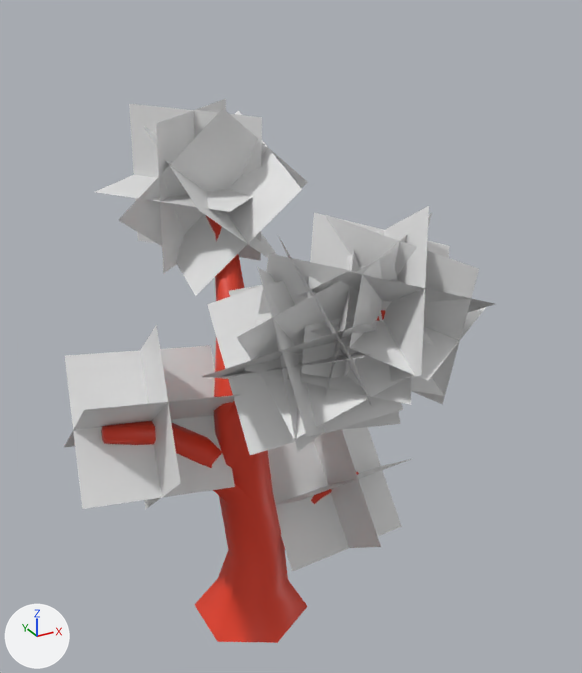
Before and after pictures for a commit that changed the FBX model Assets/Models/tree.fbx.
The view is the same before and after, from a camera (50 mm lens) standing at (-1.92, -4.06, 4.06) and looking at (0.31, 0.0, 2.03). Every picture has the same lights, and +X, +Y and +Z are marked at lower left.

Script lines for the objects in view, before the commit:
```python
ob_tree = bpy.data.objects.new('Tree', me_circle_007)
ob_tree.location = (0.0, 0.0, 0.0)
ob_tree.rotation_euler = (1.571, 0.0, -3.142)  # degrees (90, 0, -180)
ob_tree.scale = (0.01, 0.01, 0.01)
ob_tree_leaf_dupli = bpy.data.objects.new('Tree|Leaf|Dupli|', me_plane_001)
ob_tree_leaf_dupli.parent = ob_tree
ob_tree_leaf_dupli.location = (64.43, 170.0, -3.346)
ob_tree_leaf_dupli.rotation_euler = (-0.142, 0.853, 1.571)  # degrees (-8.1, 49, 90)
ob_tree_leaf_dupli.scale = (0.89, 0.89, 0.89)
ob_tree_leaf_dupli_1 = bpy.data.objects.new('Tree|Leaf|Dupli|1', me_plane_001)
ob_tree_leaf_dupli_1.parent = ob_tree
ob_tree_leaf_dupli_1.location = (-52.48, 242.0, -63.91)
ob_tree_leaf_dupli_1.rotation_euler = (-0.361, 1.038, 1.571)  # degrees (-21, 59, 90)
ob_tree_leaf_dupli_1.scale = (0.89, 0.89, 0.89)
ob_tree_leaf_dupli_3 = bpy.data.objects.new('Tree|Leaf|Dupli|3', me_plane_001)
ob_tree_leaf_dupli_3.parent = ob_tree
ob_tree_leaf_dupli_3.location = (-24.13, 228.4, -58.57)
ob_tree_leaf_dupli_3.rotation_euler = (0.524, 2.082, 1.571)  # degrees (30, 119, 90)
ob_tree_leaf_dupli_3.scale = (0.89, 0.89, 0.89)
ob_tree_leaf_dupli_4 = bpy.data.objects.new('Tree|Leaf|Dupli|4', me_plane_001)
ob_tree_leaf_dupli_4.parent = ob_tree
ob_tree_leaf_dupli_4.location = (-55.99, 238.0, -64.52)
ob_tree_leaf_dupli_4.rotation_euler = (-1.029, 0.216, 1.571)  # degrees (-59, 12, 90)
ob_tree_leaf_dupli_4.scale = (0.89, 0.89, 0.89)
ob_tree_leaf_dupli_6 = bpy.data.objects.new('Tree|Leaf|Dupli|6', me_plane_001)
ob_tree_leaf_dupli_6.parent = ob_tree
ob_tree_leaf_dupli_6.location = (-31.53, 224.8, -50.9)
ob_tree_leaf_dupli_6.rotation_euler = (-0.6, 0.352, 1.571)  # degrees (-34, 20, 90)
ob_tree_leaf_dupli_6.scale = (0.89, 0.89, 0.89)
ob_tree_leaf_dupli_7 = bpy.data.objects.new('Tree|Leaf|Dupli|7', me_plane_001)
ob_tree_leaf_dupli_7.parent = ob_tree
ob_tree_leaf_dupli_7.location = (-3.719, 283.8, 43.25)
ob_tree_leaf_dupli_7.rotation_euler = (-0.705, 1.957, 1.571)  # degrees (-40, 112, 90)
ob_tree_leaf_dupli_7.scale = (0.89, 0.89, 0.89)
ob_tree_leaf_dupli_8 = bpy.data.objects.new('Tree|Leaf|Dupli|8', me_plane_001)
ob_tree_leaf_dupli_8.parent = ob_tree
ob_tree_leaf_dupli_8.location = (2.765, 291.5, 61.58)
ob_tree_leaf_dupli_8.rotation_euler = (0.696, 0.05, 1.571)  # degrees (40, 2.9, 90)
ob_tree_leaf_dupli_8.scale = (0.89, 0.89, 0.89)
ob_tree_leaf_dupli_9 = bpy.data.objects.new('Tree|Leaf|Dupli|9', me_plane_001)
ob_tree_leaf_dupli_9.parent = ob_tree
ob_tree_leaf_dupli_9.location = (-56.17, 89.39, -7.922)
ob_tree_leaf_dupli_9.rotation_euler = (0.0344, 0.944, 1.571)  # degrees (2, 54, 90)
ob_tree_leaf_dupli_9.scale = (0.89, 0.89, 0.89)
# also in view: 'Tree|Leaf|Dupli|2' at (0.08, -0.54, 2.18); 'Tree|Leaf|Dupli|5' at (0.19, -0.46, 2.12)
```
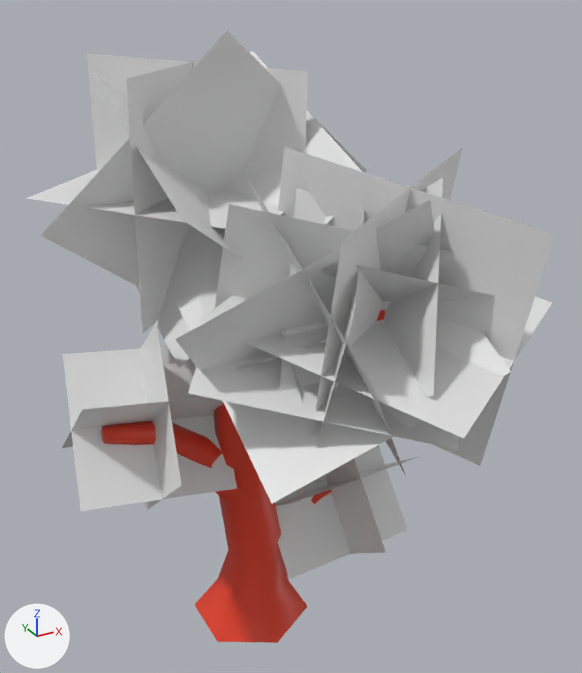
Location of each change, [x1, y1, x2, y2] in pixels of the pictures (582 x 673 px):
'Tree|Leaf|Dupli|4', rescaled
    before: [294, 213, 486, 404]
    after: [197, 147, 555, 466]
'Tree|Leaf|Dupli|7', rescaled (72% wider, 80% taller)
    before: [119, 109, 308, 296]
    after: [41, 31, 367, 368]
'Tree|Leaf|Dupli|3', rescaled (68% wider, 62% taller)
    before: [236, 237, 435, 439]
    after: [175, 175, 511, 503]
'Tree|Leaf|Dupli|8', rescaled (69% wider, 61% taller)
    before: [96, 99, 262, 273]
    after: [27, 53, 308, 333]
'Tree|Leaf|Dupli|', rescaled
    before: [64, 325, 243, 509]
    after: [62, 322, 237, 511]
'Tree|Leaf|Dupli|6', rescaled
    before: [245, 251, 434, 443]
    after: [188, 168, 459, 502]
'Tree|Leaf|Dupli|9', rescaled
    before: [268, 427, 411, 572]
    after: [275, 445, 418, 579]
'Tree|Leaf|Dupli|1', rescaled
    before: [299, 206, 495, 396]
    after: [280, 178, 493, 397]
'Tree|Leaf|Dupli|2', unchanged, covered by the edit
    before: [202, 254, 403, 455]
    after: [236, 327, 327, 403]
'Tree|Leaf|Dupli|5', unchanged, covered by the edit
    before: [208, 265, 401, 452]

What changed in the scene script:
```text
Change ob_tree_leaf_dupli:
    ob_tree_leaf_dupli.scale: (0.89, 0.89, 0.89) -> (0.912, 0.912, 0.912)
Change ob_tree_leaf_dupli_1:
    ob_tree_leaf_dupli_1.scale: (0.89, 0.89, 0.89) -> (1.12, 1.12, 1.12)
Change ob_tree_leaf_dupli_8:
    ob_tree_leaf_dupli_8.scale: (0.89, 0.89, 0.89) -> (1.44, 1.44, 1.44)
Change ob_tree_leaf_dupli_9:
    ob_tree_leaf_dupli_9.scale: (0.89, 0.89, 0.89) -> (0.965, 0.965, 0.965)
Change ob_tree_leaf_dupli_3:
    ob_tree_leaf_dupli_3.scale: (0.89, 0.89, 0.89) -> (1.39, 1.39, 1.39)
Change ob_tree_leaf_dupli_6:
    ob_tree_leaf_dupli_6.scale: (0.89, 0.89, 0.89) -> (1.38, 1.38, 1.38)
Change ob_tree_leaf_dupli_4:
    ob_tree_leaf_dupli_4.scale: (0.89, 0.89, 0.89) -> (1.5, 1.5, 1.5)
Change ob_tree_leaf_dupli_7:
    ob_tree_leaf_dupli_7.scale: (0.89, 0.89, 0.89) -> (1.52, 1.52, 1.52)
```
